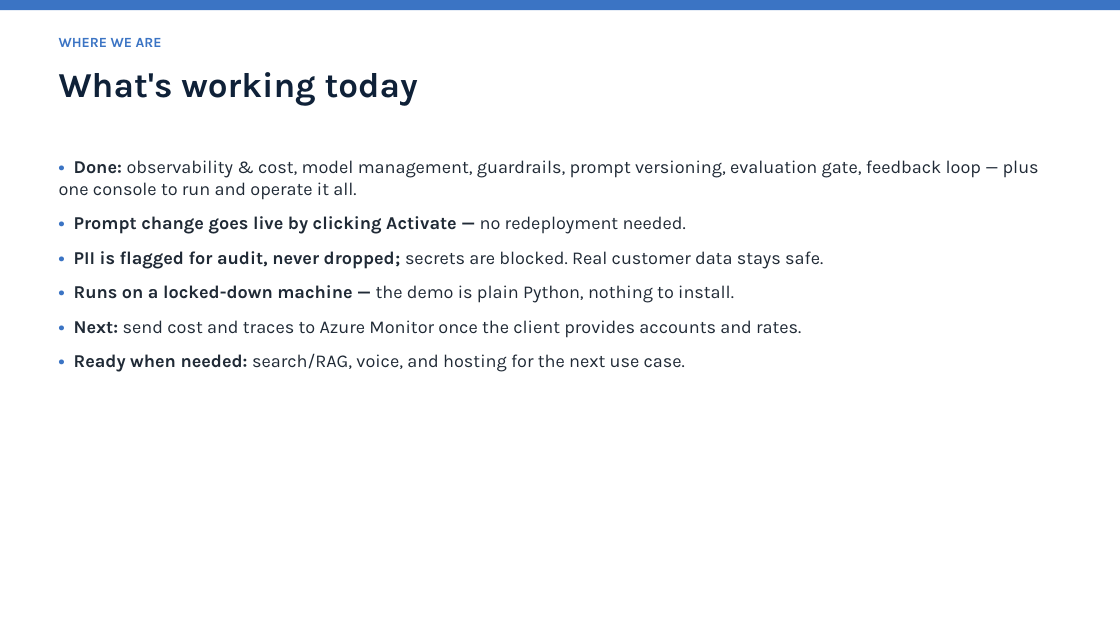
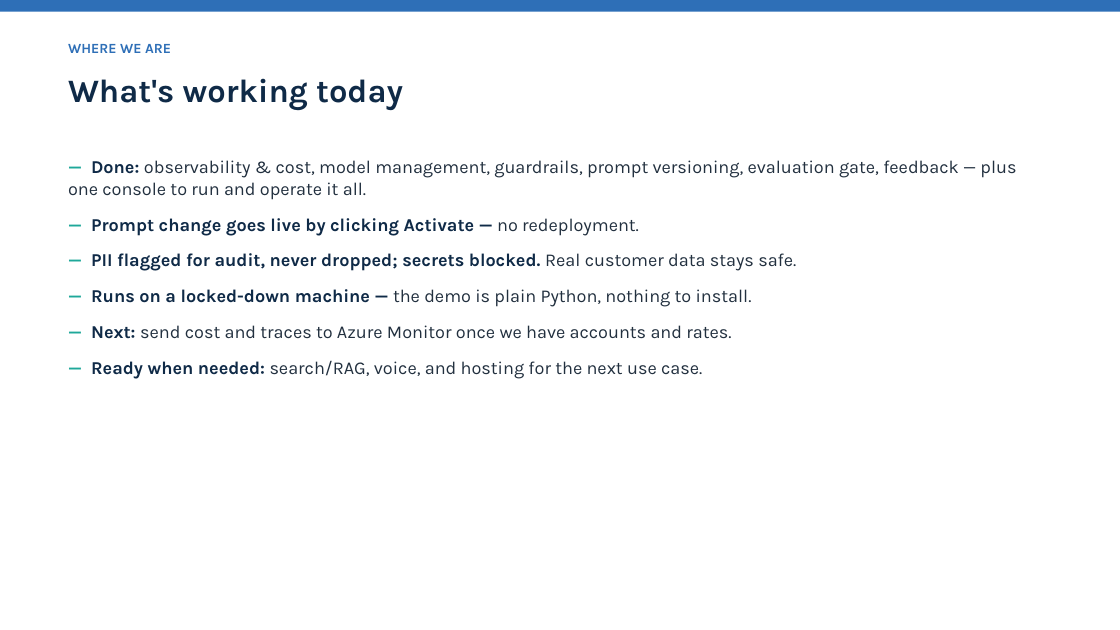
Before and after one commit to shyamanugu/LLMOps, a slide deck: slide 8 of usecases/ai_pipeline 2/deck/AI_Pipeline_LLMOps.pptx (slide 6 before the commit). Drawn at 1120x630 pixels with LibreOffice and Linux fonts; fonts in the diff are those of the drawing. Boxes give left, top, right and bottom in pixels: in the first picture for what was removed or moved away, otherwise in the second. Text is boxed around its words. In the diff, an @@ line names an element or a change of style, - is before the commit and + after.

```diff
--- a/usecases/ai_pipeline 2/deck/AI_Pipeline_LLMOps.pptx
+++ b/usecases/ai_pipeline 2/deck/AI_Pipeline_LLMOps.pptx
@@ rectangle at [0, 0, 1120, 12]: fill #3B74C4 to #2E6FB7 @@
@@ text "WHERE WE ARE": place and size @@
-text "WHERE WE ARE" at [59, 38, 162, 47]
+text "WHERE WE ARE" at [68, 44, 171, 53]
@@ text "WHERE WE ARE" at [68, 44, 171, 53]: text colour #3B74C4 to #2E6FB7 @@
@@ text "What's working today": place and size @@
-text "What's working today" at [59, 72, 418, 106]
+text "What's working today" at [68, 78, 403, 110]
@@ text "What's working today" at [68, 78, 403, 110]: size 30 to 28 pt, text colour #0F2138 to #0F2A47 @@
@@ text at [68, 160, 1016, 379]: text changed; text colour #202A36 to #22303F @@
-• Done: observability & cost, model management, guardrails, prompt versioning, evaluation gate, feedback loop — plus one console to run and operate it all.
-• Prompt change goes live by clicking Activate — no redeployment needed.
-• PII is flagged for audit, never dropped; secrets are blocked. Real customer data stays safe.
-• Runs on a locked-down machine — the demo is plain Python, nothing to install.
-• Next: send cost and traces to Azure Monitor once the client provides accounts and rates.
-• Ready when needed: search/RAG, voice, and hosting for the next use case.
+— Done: observability & cost, model management, guardrails, prompt versioning, evaluation gate, feedback — plus one console to run and operate it all.
+— Prompt change goes live by clicking Activate — no redeployment.
+— PII flagged for audit, never dropped; secrets blocked. Real customer data stays safe.
+— Runs on a locked-down machine — the demo is plain Python, nothing to install.
+— Next: send cost and traces to Azure Monitor once we have accounts and rates.
+— Ready when needed: search/RAG, voice, and hosting for the next use case.
```
Also in this commit, not shown: 8 other slides changed, 3 slides added, 1 slide removed, 1 other file.
